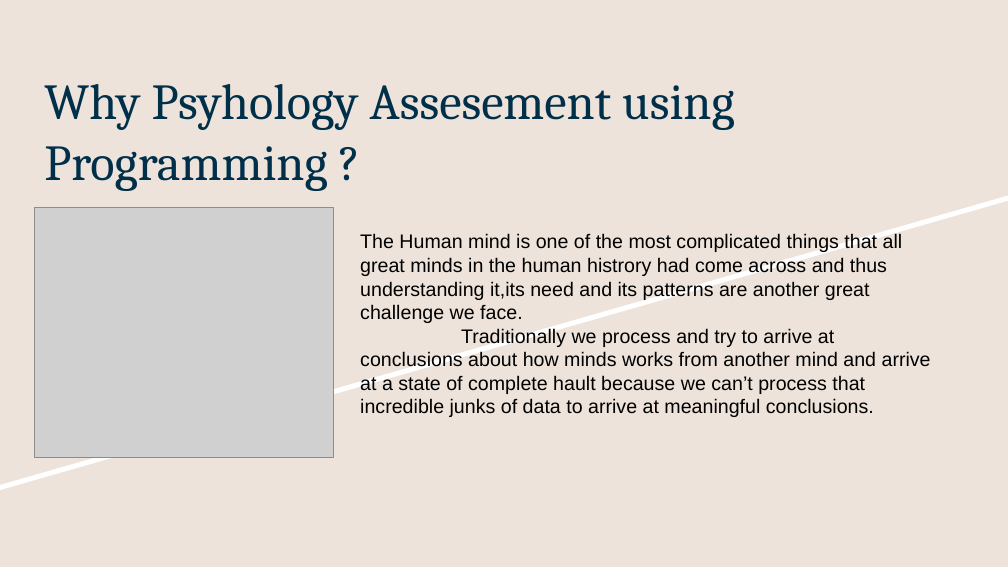
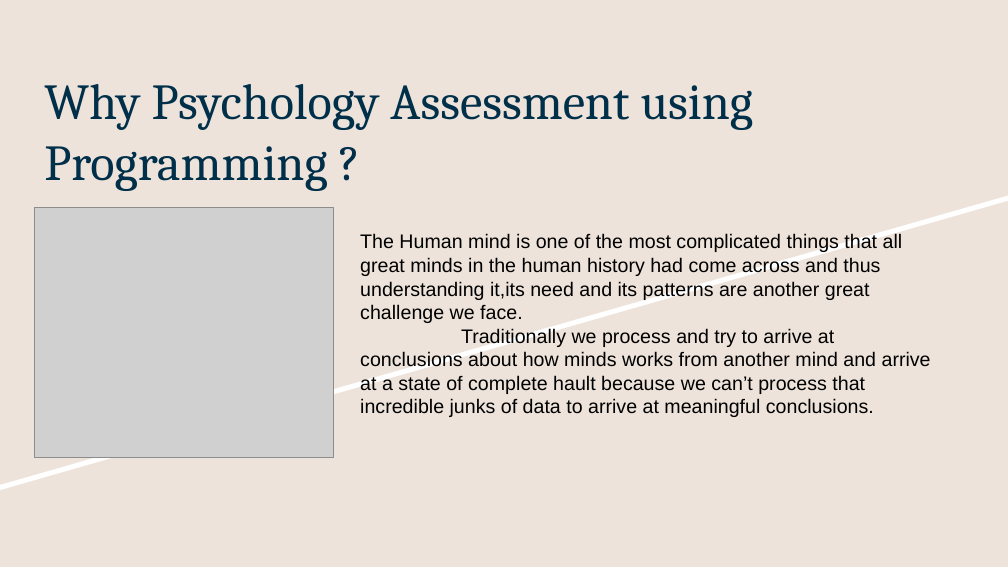
Before and after one commit to Alpha-Team-mits/LevelOne, a slide deck: slide 5 of Portfolio.pptx. Drawn at 1008x567 pixels with LibreOffice and Linux fonts; fonts in the diff are those of the drawing; grey boxes stand for pictures. Boxes give left, top, right and bottom in pixels: in the first picture for what was removed or moved away, otherwise in the second. Text is boxed around its words. In the diff, an @@ line names an element or a change of style, - is before the commit and + after.

```diff
--- a/Portfolio.pptx
+++ b/Portfolio.pptx
@@ title at (44,84,753,191): text changed @@
-Why Psyhology Assesement using Programming ?
+Why Psychology Assessment using Programming ?
@@ text at (360,233,903,323): text changed @@
-The Human mind is one of the most complicated things that all great minds in the human histrory had come across and thus understanding it,its need and its patterns are another great challenge we face.
+The Human mind is one of the most complicated things that all great minds in the human history had come across and thus understanding it,its need and its patterns are another great challenge we face.
```
Also in this commit, not shown: 2 other slides changed, 1 slide added, 1 slide removed, 2 other files.
